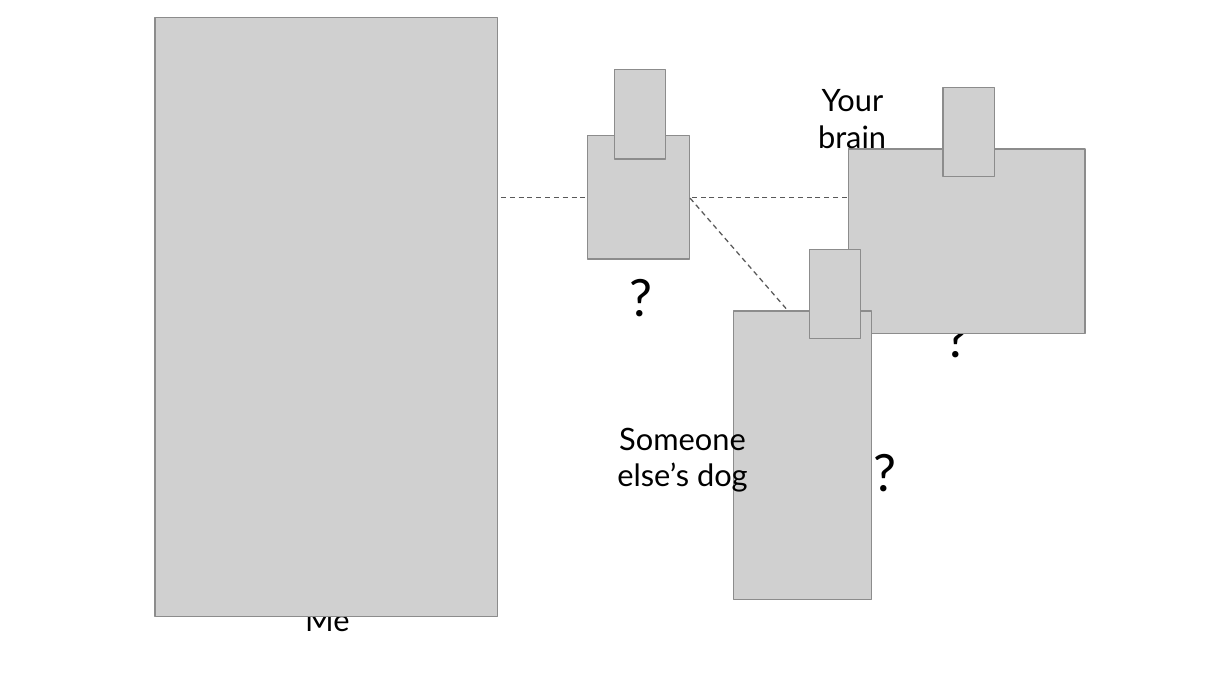
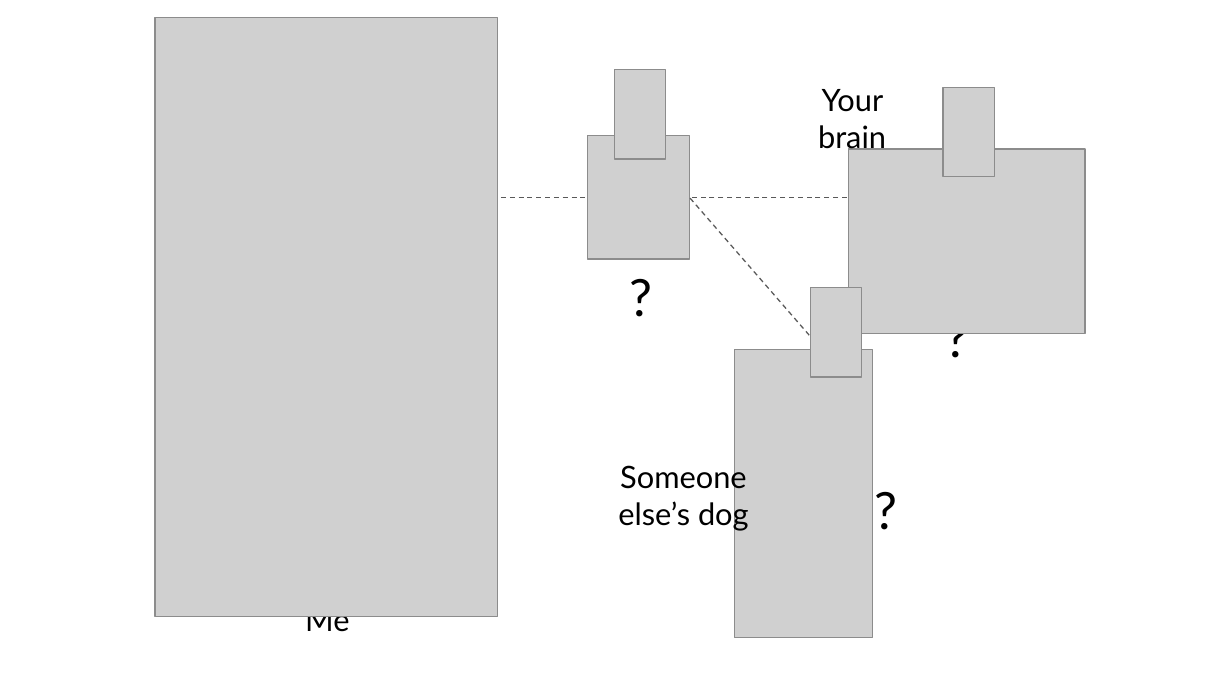
Before and after one commit to Digital-Contraptions-Imaginarium/the-data-ownership-delusion, a slide deck: slide 7 of slides.pptx. Drawn at 1232x693 pixels with LibreOffice and Linux fonts; fonts in the diff are those of the drawing; grey boxes stand for pictures. Boxes give left, top, right and bottom in pixels: in the first picture for what was removed or moved away, otherwise in the second. Text is boxed around its words. In the diff, an @@ line names an element or a change of style, - is before the commit and + after.

```diff
--- a/slides.pptx
+++ b/slides.pptx
@@ 2 pictures, 2 texts: place and size @@
-2 pictures, 2 texts at (617,249,1021,599)
+2 pictures, 2 texts at (618,288,1023,638)
```
Also in this commit, not shown: 1 other file.
